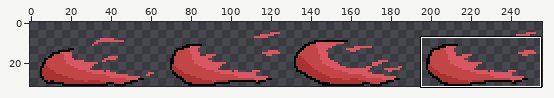
Sprite sheet -- Assets/EnemyTextures/NecromancerEnemy/NecromancerEnemyProjectileAtlas.png. Above: a wide view before the commit, with the close-up outlined.
Close-up. Before:
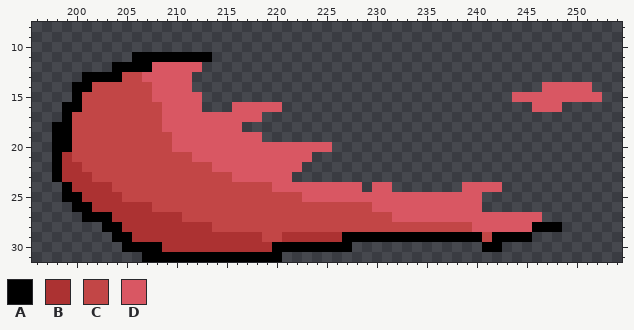
The file is 256x32 pixels. Shown: x 196..254, y 8..31. The commit also changed other parts of the picture, which this record leaves out.
Palette (. is transparent): A #000000  B #ac3232  C #c24646  D #d95763
Pixels before, first column x 198:
11 ........AAAAAAAA.......................................
12 ......AAAADDDDD........................................
13 ...AAAACCDDDDD.........................................
14 ..AACCCCCCDDDD...................................DDDDD.
15 ..ACCCCCCCDDDDD...............................DDDDDDDDD
16 .AACCCCCCCCDDDD...DDDDD.........................DDD....
17 .ACCCCCCCCCDDDDDDDDDD..................................
18 AACCCCCCCCCDDDDDDDD....................................
19 AACCCCCCCCCCDDDDDDDDD..................................
20 AACCCCCCCCCCDDDDDDDDDDDDDDDD...........................
21 ABCCCCCCCCCCCCDDDDDDDDDDDD.............................
22 ABBCCCCCCCCCCCCCDDDDDDDDD..............................
23 ABBBCCCCCCCCCCCCCCDDDDDD...............................
24 .ABBBBCCCCCCCCCCCCCCCCDDDDDDDDD.DD.......DDDD..........
25 .AABBBBCCCCCCCCCCCCCCCCCCDDDDDDDDDDDDDDDDDD............
26 ..AABBBBBBCCCCCCCCCCCCCCCCCCCCCCDDDDDDDDDDD............
27 ...AAABBBBBBBCCCCCCCCCCCCCCCCCCCCCDDDDDDDDDDDDDDD......
28 .....AABBBBBBBBBCCCCCCCCCCCCCCCCCCCCCCCCCCDDDDDDAAA....
29 ......AABBBBBBBBBBBBBCCBBBBBBAAAAAAAAAAAAAACAAAA.......
30 .......AAAABBBBBBBBBBBAAAAAAAA.............AA..........
31 .........AAAAAAAAAAAAAA................................
New version:
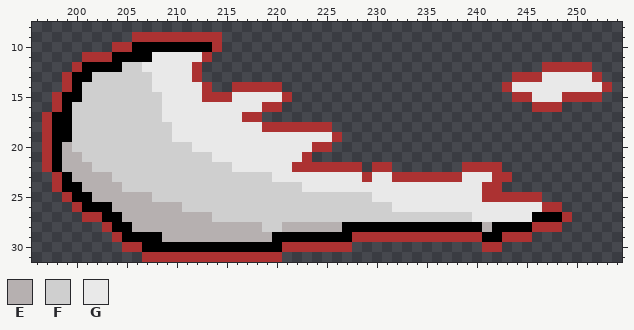
Colours new in this view: E #b6b0b0  F #cfcfcf  G #e9e9e9
What changed:
Changed rows in their new state; - is an unchanged pixel.
first column x 197:
 9 ---------BBBBBBBBB---------------------------------------
10 -------BBAAAAAAAAB---------------------------------------
11 ----BBBAA--GGGGGB----------------------------------------
12 ---BAAA-FFGGGGGB----------------------------------BBBBB--
13 --BA-FFFFFFGGGGB-------------------------------BBBGGGGGB-
14 --B-FFFFFFFGGGGGB--BBBBB----------------------BGGGGGGGGGB
15 -BA-FFFFFFFFGGGGBBBGGGGGB----------------------BBGGGBBBB-
16 -B-FFFFFFFFFGGGGGGGGGGBB-------------------------BBB-----
17 BA-FFFFFFFFFGGGGGGGGBB-----------------------------------
18 B--FFFFFFFFFFGGGGGGGGGBBBBBBB----------------------------
19 B--FFFFFFFFFFGGGGGGGGGGGGGGGGB---------------------------
20 B-EFFFFFFFFFFFFGGGGGGGGGGGGBB----------------------------
21 B-EEFFFFFFFFFFFFFGGGGGGGGGB------------------------------
22 B-EEEFFFFFFFFFFFFFFGGGGGGBBBBBBB-BB-------BBBB-----------
23 -BAEEEEFFFFFFFFFFFFFFFFGGGGGGGGGBGGBBBBBBBGGGBB----------
24 -B-AEEEEFFFFFFFFFFFFFFFFFFGGGGGGGGGGGGGGGGGGBB-----------
25 --B-AEEEEEEFFFFFFFFFFFFFFFFFFFFFFGGGGGGGGGGGBBBBBB-------
26 ---B-AAEEEEEEEFFFFFFFFFFFFFFFFFFFFFGGGGGGGGGGGGGGGBB-----
27 ----BB-AEEEEEEEEEFFFFFFFFFFFFFFFFFFFFFFFFFFGGGGGGAAAB----
28 ------B-AEEEEEEEEEEEEEFFEEEEEEAAAAAAAAAAAAAAEAAAABBB-----
29 -------B-AAAEEEEEEEEEEEAAAAAAA-BBBBBBBBBBBBBA-BBB--------
30 --------BB--AAAAAAAAAAA-BBBBBBB-------------BB-----------
31 ----------BBBBBBBBBBBBBB---------------------------------
